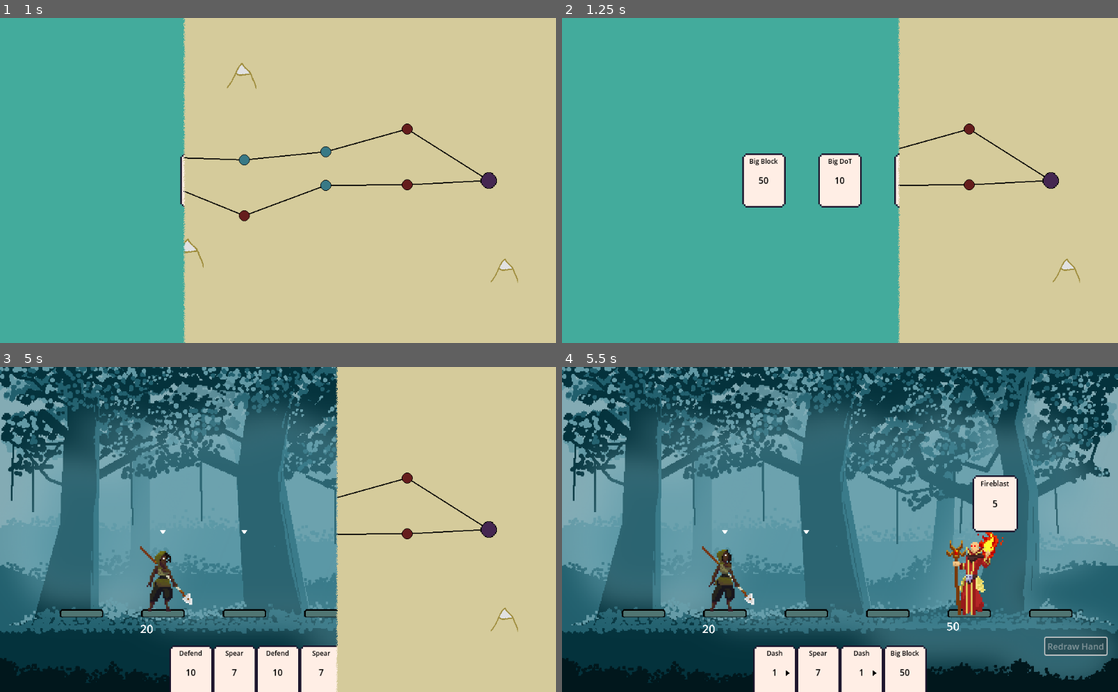
Above: before the commit, frames 1-4 (two rows, left to right).
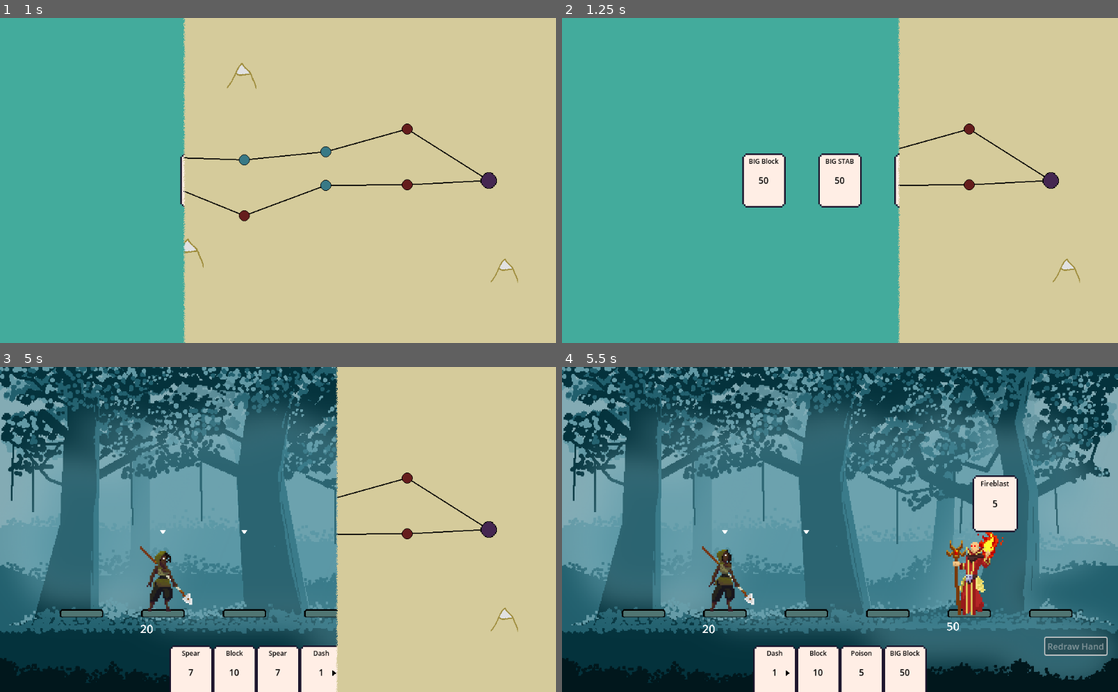
Above: after the commit, the same moments.

Repository: maxnovak/card-battle-time
Game: Godot game, scene res://Game.tscn
Two runs of this game, one before a commit and one after it. Both use one fixed random seed, a clock stepped at 60 frames per second and the inputs below.
Inputs (mouse positions are in pixels of both pictures, inside the frame that each line leads up to):
- Up to frame 1 (1 s): tap Enter at 0.5 s; move the mouse to (83, 174) at 0.52 s; click (83, 174) at 0.67 s
- Up to frame 2 (1.25 s): no input
- Up to frame 3 (5 s): move the mouse to (200, 529) at 1.27 s; click (200, 529) at 1.42 s; tap Space at 2, 4.25 s; move the mouse to (489, 529) at 2.02 s; click (489, 529) at 2.17 s; tap Enter at 2.75 s; move the mouse to (161, 532) at 2.77 s; click (161, 532) at 2.92 s; move the mouse to (278, 529) at 3.52 s; click (278, 529) at 3.67 s; move the mouse to (244, 565) at 4.27 s; click (244, 565) at 4.42 s
- Up to frame 4 (5.5 s): click "Redraw Hand" at 5 s

Frame 1 is identical in both runs. In frame 2, 0.1% of the frame differs, in the area x 33-53%, y 43-52%; in frame 3, 0.3%, in the area x 32-61%, y 87-96%; in frame 4, 0.2%.

Commit message:
Big card refactor which starts to utilize resources
This is a really big shift which combines the card classes into one and
makes the node now consume the class instead of all that duplicate
passing of information. This change allows for a utilization of
resources so cards can be made once and then reused instead of always
instantiating new cards

Diff:
--- a/Card/Card.tscn
+++ b/Card/Card.tscn
@@ -1,10 +1,21 @@
-[gd_scene load_steps=8 format=3 uid="uid://3b256apu812h"]
+[gd_scene load_steps=11 format=3 uid="uid://3b256apu812h"]
 
 [ext_resource type="Script" path="res://Card/card.gd" id="1_l743w"]
+[ext_resource type="Script" path="res://Card/card_class.gd" id="2_1rhoa"]
 [ext_resource type="Texture2D" uid="uid://b075ohu6vlxh3" path="res://assets/cards/Clubs_card_01.png" id="2_tvyjl"]
+[ext_resource type="Resource" uid="uid://o8kej1pstw8s" path="res://Card/CardTypes/dash.tres" id="2_yl7du"]
 [ext_resource type="Texture2D" uid="uid://6t8qbyrpusoo" path="res://assets/Asset 84@2x.png" id="3_cvh7y"]
 
 [sub_resource type="StyleBoxEmpty" id="StyleBoxEmpty_jk5xo"]
+
+[sub_resource type="Resource" id="Resource_7y0bd"]
+script = ExtResource("2_1rhoa")
+cardName = "Test"
+amount = 10
+effect = 2
+direction = 0
+flippedCard = ExtResource("2_yl7du")
+abilityRange = Array[int]([0, 1, 2])
 
 [sub_resource type="StyleBoxEmpty" id="StyleBoxEmpty_cfupg"]
 
@@ -16,6 +27,7 @@
 mouse_default_cursor_shape = 2
 theme_override_styles/panel = SubResource("StyleBoxEmpty_jk5xo")
 script = ExtResource("1_l743w")
+card = SubResource("Resource_7y0bd")
 
 [node name="Sprite" type="TextureRect" parent="."]
 custom_minimum_size = Vector2(80, 100)
--- /dev/null
+++ b/Card/CardTypes/BigDOT.tres
@@ -0,0 +1,11 @@
+[gd_resource type="Resource" script_class="Card" load_steps=2 format=3 uid="uid://bb2ait3moyjqp"]
+
+[ext_resource type="Script" path="res://Card/card_class.gd" id="1_til0b"]
+
+[resource]
+script = ExtResource("1_til0b")
+cardName = "Big Poison"
+amount = 10
+effect = 3
+direction = 0
+abilityRange = Array[int]([0, 1, 2])
--- /dev/null
+++ b/Card/CardTypes/bigBlock.tres
@@ -0,0 +1,11 @@
+[gd_resource type="Resource" script_class="Card" load_steps=2 format=3 uid="uid://c6cagwonxdq0l"]
+
+[ext_resource type="Script" path="res://Card/card_class.gd" id="1_2mtkm"]
+
+[resource]
+script = ExtResource("1_2mtkm")
+cardName = "BIG Block"
+amount = 50
+effect = 1
+direction = 0
+abilityRange = Array[int]([])
--- /dev/null
+++ b/Card/CardTypes/bigStab.tres
@@ -0,0 +1,11 @@
+[gd_resource type="Resource" script_class="Card" load_steps=2 format=3 uid="uid://7qrcexhbn20i"]
+
+[ext_resource type="Script" path="res://Card/card_class.gd" id="1_vdtij"]
+
+[resource]
+script = ExtResource("1_vdtij")
+cardName = "BIG STAB"
+amount = 50
+effect = 2
+direction = 0
+abilityRange = Array[int]([0, 1, 2])
--- /dev/null
+++ b/Card/CardTypes/block.tres
@@ -0,0 +1,11 @@
+[gd_resource type="Resource" script_class="Card" load_steps=2 format=3 uid="uid://bs2btft2gmalo"]
+
+[ext_resource type="Script" path="res://Card/card_class.gd" id="1_i1olj"]
+
+[resource]
+script = ExtResource("1_i1olj")
+cardName = "Block"
+amount = 10
+effect = 1
+direction = 0
+abilityRange = Array[int]([])
--- /dev/null
+++ b/Card/CardTypes/dash.tres
@@ -0,0 +1,20 @@
+[gd_resource type="Resource" script_class="Card" load_steps=3 format=3 uid="uid://o8kej1pstw8s"]
+
+[ext_resource type="Script" path="res://Card/card_class.gd" id="1_vtxy8"]
+
+[sub_resource type="Resource" id="Resource_2ixur"]
+script = ExtResource("1_vtxy8")
+cardName = "Dash Back"
+amount = 1
+effect = 4
+direction = 2
+abilityRange = Array[int]([])
+
+[resource]
+script = ExtResource("1_vtxy8")
+cardName = "Dash"
+amount = 1
+effect = 4
+direction = 1
+flippedCard = SubResource("Resource_2ixur")
+abilityRange = Array[int]([])
--- /dev/null
+++ b/Card/CardTypes/poison.tres
@@ -0,0 +1,11 @@
+[gd_resource type="Resource" script_class="Card" load_steps=2 format=3 uid="uid://byibxa3eekve2"]
+
+[ext_resource type="Script" path="res://Card/card_class.gd" id="1_bq11j"]
+
+[resource]
+script = ExtResource("1_bq11j")
+cardName = "Poison"
+amount = 5
+effect = 3
+direction = 0
+abilityRange = Array[int]([0, 1, 2])
--- /dev/null
+++ b/Card/CardTypes/spear.tres
@@ -0,0 +1,11 @@
+[gd_resource type="Resource" script_class="Card" load_steps=2 format=3 uid="uid://djjfupmpb80od"]
+
+[ext_resource type="Script" path="res://Card/card_class.gd" id="1_qtlji"]
+
+[resource]
+script = ExtResource("1_qtlji")
+cardName = "Spear"
+amount = 7
+effect = 2
+direction = 0
+abilityRange = Array[int]([0, 1])
--- a/Card/card.gd
+++ b/Card/card.gd
@@ -1,43 +1,41 @@
 extends Control
-class_name Card
 
 signal card_clicked(MouseButton)
 
 @export
-var effect: Global.EffectTypes
-
-@export
-var amount: int
-
-@export
-var direction: Global.Direction
-
-@export
-var cardName: String
-
-@export
-var abilityRange: Array
-
-var flippedCard: CardClass
+var card: Card
 
 func _ready():
-	if direction != Global.Direction.UNDEFINED:
+	if card.direction != Global.Direction.UNDEFINED:
 		$Sprite/Direction.visible = true
-		if direction == Global.Direction.BACKWARDS:
+		if card.direction == Global.Direction.BACKWARDS:
 			$Sprite/Direction.position.x = 40
 			$Sprite/Direction.flip_h = false
 
 func _process(_delta):
-	$Sprite/DamageContainer/DamageAmount.text = str(amount)
-	$Sprite/NameContainer/CardName.text = str(cardName)
+	$Sprite/DamageContainer/DamageAmount.text = str(card.amount)
+	$Sprite/NameContainer/CardName.text = str(card.cardName)
 
 func _on_gui_input(event):
 	if event.is_pressed():
-		card_clicked.emit(event.button_index)
+		if event.button_index == MOUSE_BUTTON_LEFT:
+			card_clicked.emit(event.button_index)
 		if event.button_index == MOUSE_BUTTON_RIGHT:
-			if direction == Global.Direction.FORWARD:
-				$Sprite/Direction.position.x = 20
-				$Sprite/Direction.flip_h = true
-			if direction == Global.Direction.BACKWARDS:
-				$Sprite/Direction.position.x = 60
-				$Sprite/Direction.flip_h = false
+			if card.flippedCard != null:
+				var newFlip = Card.new()
+				newFlip.effect = card.flippedCard.effect
+				newFlip.amount = card.flippedCard.amount
+				newFlip.cardName = card.flippedCard.cardName
+				newFlip.direction = card.flippedCard.direction
+				newFlip.flippedCard = card
+				if newFlip.direction == Global.Direction.FORWARD:
+					$Sprite/Direction.visible = true
+					$Sprite/Direction.position.x = 60
+					$Sprite/Direction.flip_h = false
+				if newFlip.direction == Global.Direction.BACKWARDS:
+					$Sprite/Direction.visible = true
+					$Sprite/Direction.position.x = 20
+					$Sprite/Direction.flip_h = true
+				if newFlip.direction == Global.Direction.UNDEFINED:
+					$Sprite/Direction.visible = false
+				card = newFlip
--- a/Card/card_class.gd
+++ b/Card/card_class.gd
@@ -1,16 +1,15 @@
-class_name CardClass
+extends Resource
+class_name Card
 
+@export
 var cardName: String
+@export
 var amount: int
+@export
 var effect: Global.EffectTypes
+@export
 var direction: Global.Direction
-var flippedCard: CardClass
-var abilityRange: Array
-
-func _init(card: Dictionary):
-	cardName = card.cardName
-	amount = card.amount
-	effect = card.effect
-	direction = card.get("direction", Global.Direction.UNDEFINED)
-	flippedCard = card.get("flippedCard")
-	abilityRange = card.get("abilityRange", [])
+@export
+var flippedCard: Card
+@export
+var abilityRange: Array[int]
--- a/Events/AquireCard/AquireCard.tscn
+++ b/Events/AquireCard/AquireCard.tscn
@@ -1,7 +1,9 @@
-[gd_scene load_steps=3 format=3 uid="uid://d4fsjt8yofso0"]
+[gd_scene load_steps=5 format=3 uid="uid://d4fsjt8yofso0"]
 
 [ext_resource type="Script" path="res://Events/AquireCard/aquire_card.gd" id="1_rl5y8"]
-[ext_resource type="PackedScene" uid="uid://3b256apu812h" path="res://Card/Card.tscn" id="2_j1c8l"]
+[ext_resource type="Resource" uid="uid://c6cagwonxdq0l" path="res://Card/CardTypes/bigBlock.tres" id="2_xk3in"]
+[ext_resource type="Resource" uid="uid://7qrcexhbn20i" path="res://Card/CardTypes/bigStab.tres" id="3_bhawh"]
+[ext_resource type="Resource" uid="uid://bb2ait3moyjqp" path="res://Card/CardTypes/BigDOT.tres" id="4_7c0p6"]
 
 [node name="AquireCard" type="Control"]
 layout_mode = 3
@@ -11,6 +13,7 @@
 grow_horizontal = 2
 grow_vertical = 2
 script = ExtResource("1_rl5y8")
+cards = Array[Resource("res://Card/card_class.gd")]([ExtResource("2_xk3in"), ExtResource("3_bhawh"), ExtResource("4_7c0p6")])
 
 [node name="Background" type="ColorRect" parent="."]
 layout_mode = 1
@@ -35,26 +38,3 @@
 grow_vertical = 2
 theme_override_constants/h_separation = 60
 columns = 3
-
-[node name="Card2" parent="GridContainer" instance=ExtResource("2_j1c8l")]
-layout_mode = 2
-mouse_force_pass_scroll_events = false
-effect = 1
-amount = 50
-cardName = "Big Block"
-
-[node name="Card3" parent="GridContainer" instance=ExtResource("2_j1c8l")]
-layout_mode = 2
-mouse_force_pass_scroll_events = false
-effect = 3
-amount = 10
-cardName = "Big DoT"
-abilityRange = [0, 1, 2]
-
-[node name="Card" parent="GridContainer" instance=ExtResource("2_j1c8l")]
-layout_mode = 2
-mouse_force_pass_scroll_events = false
-effect = 2
-amount = 50
-cardName = "BIG STAB"
-abilityRange = [0, 1, 2]
--- a/Events/AquireCard/aquire_card.gd
+++ b/Events/AquireCard/aquire_card.gd
@@ -1,20 +1,20 @@
 extends Control
+
+const cardScene = preload("res://Card/Card.tscn")
 
 signal event_end
 
+@export var cards:Array[Card]
+
 # Called when the node enters the scene tree for the first time.
 func _ready():
-	$GridContainer/Card.card_clicked.connect(_on_card_clicked.bind($GridContainer/Card))
-	$GridContainer/Card2.card_clicked.connect(_on_card_clicked.bind($GridContainer/Card2))
-	$GridContainer/Card3.card_clicked.connect(_on_card_clicked.bind($GridContainer/Card3))
+	for card in cards:
+		var instance = cardScene.instantiate()
+		instance.card = card
+		instance.card_clicked.connect(_on_card_clicked.bind(card))
+		$GridContainer.add_child(instance)
 
 func _on_card_clicked(mouseButton, card):
 	if mouseButton == MOUSE_BUTTON_LEFT:
-		Global.HuntressDeck.append(CardClass.new({
-			cardName = card.cardName,
-			amount = card.amount,
-			effect = card.effect,
-			direction = card.direction,
-			abilityRange = card.abilityRange
-		}))
+		Global.playerDeck.append(card)
 		event_end.emit()
--- a/Events/Combat/Enemies/Enemy/enemy.gd
+++ b/Events/Combat/Enemies/Enemy/enemy.gd
@@ -45,8 +45,8 @@
 		deck.append_array(discard)
 		discard.clear()
 	chosenAction = deck.pop_front()
-	$Card.amount = chosenAction.amount
-	$Card.cardName = chosenAction.cardName
+	$Card.card.amount = chosenAction.amount
+	$Card.card.cardName = chosenAction.cardName
 
 func playCard():
 	discard.append(chosenAction)
--- a/Events/Combat/Hero/Hero.gd
+++ b/Events/Combat/Hero/Hero.gd
@@ -9,6 +9,9 @@
 @export
 var damage_over_time: int
 
+@export
+var startingDeck: Array[Card]
+
 func changeState(new_state):
 	$StateMachine._change_state(new_state)
 
--- a/Events/Combat/Hero/Hero.tscn
+++ b/Events/Combat/Hero/Hero.tscn
@@ -1,10 +1,14 @@
-[gd_scene load_steps=45 format=3 uid="uid://vb70ep72ce87"]
+[gd_scene load_steps=49 format=3 uid="uid://vb70ep72ce87"]
 
 [ext_resource type="Script" path="res://Events/Combat/Hero/Hero.gd" id="1_b5ksb"]
 [ext_resource type="Texture2D" uid="uid://kwhp2x6a3ocg" path="res://assets/hero/Attack1.png" id="1_q6wdh"]
 [ext_resource type="Texture2D" uid="uid://cbn50krsxv745" path="res://assets/hero/Death.png" id="2_evn6n"]
+[ext_resource type="Resource" uid="uid://o8kej1pstw8s" path="res://Card/CardTypes/dash.tres" id="2_nww0w"]
 [ext_resource type="Texture2D" uid="uid://d2bmc6s77ja08" path="res://assets/hero/Idle.png" id="3_7ob7y"]
+[ext_resource type="Resource" uid="uid://djjfupmpb80od" path="res://Card/CardTypes/spear.tres" id="3_8o63c"]
+[ext_resource type="Resource" uid="uid://byibxa3eekve2" path="res://Card/CardTypes/poison.tres" id="4_78e8s"]
 [ext_resource type="Texture2D" uid="uid://b3jfanofjpmq4" path="res://assets/hero/Take hit.png" id="4_vi041"]
+[ext_resource type="Resource" uid="uid://bs2btft2gmalo" path="res://Card/CardTypes/block.tres" id="5_f3qr1"]
 [ext_resource type="Texture2D" uid="uid://cuq555fsqnh2j" path="res://assets/hero/Attack3.png" id="6_0kfnc"]
 [ext_resource type="Script" path="res://Events/Combat/Hero/state_machine.gd" id="6_pdh1x"]
 [ext_resource type="Script" path="res://Events/Combat/Hero/idle.gd" id="7_nfoyv"]
@@ -260,6 +264,7 @@
 
 [node name="Hero" type="Node2D"]
 script = ExtResource("1_b5ksb")
+startingDeck = Array[Resource("res://Card/card_class.gd")]([ExtResource("2_nww0w"), ExtResource("2_nww0w"), ExtResource("3_8o63c"), ExtResource("3_8o63c"), ExtResource("3_8o63c"), ExtResource("4_78e8s"), ExtResource("5_f3qr1"), ExtResource("5_f3qr1"), ExtResource("5_f3qr1")])
 
 [node name="AnimatedSprite2D" type="AnimatedSprite2D" parent="."]
 sprite_frames = SubResource("SpriteFrames_x12yw")
--- a/Events/Combat/combat.gd
+++ b/Events/Combat/combat.gd
@@ -37,7 +37,7 @@
 var currentPhase: Global.Phases: set = set_phase
 
 func _ready():
-	$Hand.constructDeck(Global.HuntressDeck)
+	$Hand.constructDeck(Global.playerDeck)
 	$Enemy.init(EnemyClass.new({
 		name = "Evil Wizard",
 		sprite = "",
--- a/Events/Combat/hand.gd
+++ b/Events/Combat/hand.gd
@@ -18,55 +18,25 @@
 		for card in get_children():
 			card.position = Vector2(cardWidthMove*(card.get_index()-get_child_count()/2.0), -50)
 
-func _on_card_clicked(mouseButton, card):
+func _on_card_clicked(_mouseButton, card):
 	DisplayError.emit("")
+	var cardResource = card.card
 	if get_parent().currentPhase != Global.Phases.PLAY_CARD:
 		return
 
-	if card.flippedCard == null && mouseButton == MOUSE_BUTTON_RIGHT:
-		return
-
-	if card.flippedCard != null && mouseButton == MOUSE_BUTTON_RIGHT:
-		var newFlip = CardClass.new({
-			cardName = card.flippedCard.cardName,
-			amount = card.flippedCard.amount,
-			effect = card.flippedCard.effect,
-			direction = card.flippedCard.direction,
-			flippedCard = CardClass.new({
-				cardName = card.cardName,
-				amount = card.amount,
-				effect = card.effect,
-				direction = card.direction,
-			}),
-		})
-		card.effect = newFlip.effect
-		card.amount = newFlip.amount
-		card.cardName = newFlip.cardName
-		card.direction = newFlip.direction
-		card.flippedCard = newFlip.flippedCard
-		return
-
-	var reason = is_unplayable(card)
+	var reason = is_unplayable(cardResource)
 	if reason != null:
 		DisplayError.emit(reason)
 		return
 
 	remove_child(card)
-	discard.append(card)
-	get_parent().playedCard = card
+	discard.append(cardResource)
+	get_parent().playedCard = cardResource
 	get_parent().currentPhase = Global.TurnOrder[Global.TurnOrder.find(get_parent().currentPhase) + 1]
 
-func constructDeck(deck: Array[CardClass]):
+func constructDeck(deck: Array[Card]):
 	for heroCard in deck:
-		var card = cardScene.instantiate()
-		card.effect = heroCard.effect
-		card.amount = heroCard.amount
-		card.abilityRange = heroCard.abilityRange
-		card.cardName = heroCard.cardName
-		card.direction = heroCard.direction
-		card.flippedCard = heroCard.flippedCard
-		card.card_clicked.connect(_on_card_clicked.bind(card))
-		deckCards.append(card)
+		deckCards.append(heroCard)
 	deckCards.shuffle()
 	dealCards(handSize)
 
@@ -88,13 +58,19 @@
 		discard.clear()
 
 	for i in range(numberOfCards):
-		var card = deckCards.pop_front()
+		var drawnCard = deckCards.pop_front()
+		var card = cardScene.instantiate()
+		card.card = drawnCard
+		card.card_clicked.connect(_on_card_clicked.bind(card))
 		add_child(card, true)
 
 func draw():
 	if deckCards.size() == 0:
 		shuffleDeck()
-	var card = deckCards.pop_front()
+	var drawnCard = deckCards.pop_front()
+	var card = cardScene.instantiate()
+	card.card = drawnCard
+	card.card_clicked.connect(_on_card_clicked.bind(card))
 	add_child(card, true)
 
 func shuffleDeck():
@@ -109,5 +85,5 @@
 	var cards = get_children()
 	for card in cards:
 		remove_child(card)
-		discard.append(card)
+		discard.append(card.card)
 	dealCards(handSize-1)
--- a/Game.tscn
+++ b/Game.tscn
@@ -1,9 +1,13 @@
-[gd_scene load_steps=9 format=3 uid="uid://cyipio86y58c4"]
+[gd_scene load_steps=13 format=3 uid="uid://cyipio86y58c4"]
 
 [ext_resource type="Script" path="res://game.gd" id="1_47x6f"]
 [ext_resource type="PackedScene" uid="uid://cu8fywtevu02m" path="res://Map/Map.tscn" id="2_nc35d"]
+[ext_resource type="Resource" uid="uid://o8kej1pstw8s" path="res://Card/CardTypes/dash.tres" id="2_t2cj2"]
+[ext_resource type="Resource" uid="uid://djjfupmpb80od" path="res://Card/CardTypes/spear.tres" id="3_nberl"]
 [ext_resource type="Shader" path="res://assets/shaders/transition.gdshader" id="3_q2pca"]
 [ext_resource type="Texture2D" uid="uid://cjlvbp0ckkiiq" path="res://assets/shaders/transition-pattern.png" id="4_awvpf"]
+[ext_resource type="Resource" uid="uid://byibxa3eekve2" path="res://Card/CardTypes/poison.tres" id="4_os4fx"]
+[ext_resource type="Resource" uid="uid://bs2btft2gmalo" path="res://Card/CardTypes/block.tres" id="5_orh3p"]
 
 [sub_resource type="Animation" id="Animation_1rrvo"]
 length = 0.001
@@ -79,6 +83,7 @@
 grow_vertical = 2
 mouse_filter = 2
 script = ExtResource("1_47x6f")
+huntressDeck = Array[Resource("res://Card/card_class.gd")]([ExtResource("4_os4fx"), ExtResource("2_t2cj2"), ExtResource("2_t2cj2"), ExtResource("5_orh3p"), ExtResource("5_orh3p"), ExtResource("5_orh3p"), ExtResource("3_nberl"), ExtResource("3_nberl"), ExtResource("3_nberl")])
 
 [node name="Scenes" type="Control" parent="."]
 layout_mode = 1
--- a/Global.gd
+++ b/Global.gd
@@ -42,68 +42,4 @@
 	Phases.ENEMY_CLEANUP,
 ]
 
-var HuntressDeck: Array[CardClass] = [
-	CardClass.new({
-		cardName = "Dash",
-		amount = 1,
-		effect = EffectTypes.MOVEMENT,
-		direction = Direction.FORWARD,
-		flippedCard = CardClass.new({
-			cardName = "Dash Back",
-			amount = 1,
-			effect = EffectTypes.MOVEMENT,
-			direction = Direction.BACKWARDS,
-		}),
-	}),
-	CardClass.new({
-		cardName = "Dash",
-		amount = 1,
-		effect = EffectTypes.MOVEMENT,
-		direction = Direction.FORWARD,
-		flippedCard = CardClass.new({
-			cardName = "Dash Back",
-			amount = 1,
-			effect = EffectTypes.MOVEMENT,
-			direction = Direction.BACKWARDS,
-		}),
-	}),
-	CardClass.new({
-		cardName = "Spear",
-		amount = 7,
-		abilityRange = [0,1],
-		effect = EffectTypes.DAMAGE,
-	}),
-	CardClass.new({
-		cardName = "Spear",
-		amount = 7,
-		abilityRange = [0,1],
-		effect = EffectTypes.DAMAGE,
-	}),
-	CardClass.new({
-		cardName = "Spear",
-		amount = 7,
-		abilityRange = [0,1],
-		effect = EffectTypes.DAMAGE,
-	}),
-	CardClass.new({
-		cardName = "Poison",
-		amount = 5,
-		abilityRange = [0,1,2],
-		effect = EffectTypes.DAMAGE_OVER_TIME,
-	}),
-	CardClass.new({
-		cardName = "Defend",
-		amount = 10,
-		effect = EffectTypes.BLOCK,
-	}),
-	CardClass.new({
-		cardName = "Defend",
-		amount = 10,
-		effect = EffectTypes.BLOCK,
-	}),
-	CardClass.new({
-		cardName = "Defend",
-		amount = 10,
-		effect = EffectTypes.BLOCK,
-	}),
-]
+var playerDeck: Array[Card] = []
--- a/Map/map.gd
+++ b/Map/map.gd
@@ -123,7 +123,6 @@
 	source.active = true
 	change_scene.emit(type)
 	for spot in source.parent:
-		print(spot.active)
 		spot.active = false
 	for spot in source.child:
 		spot.available = true
--- a/game.gd
+++ b/game.gd
@@ -6,8 +6,12 @@
 @onready
 var mapHolder = $Scenes/Map
 
+@export
+var huntressDeck: Array[Card]
+
 func _ready():
 	DisplayServer.window_set_min_size(Vector2(1024,600))
+	Global.playerDeck += huntressDeck
 
 func _on_map_change_scene(type):
 	Input.set_default_cursor_shape(Input.CURSOR_WAIT)
